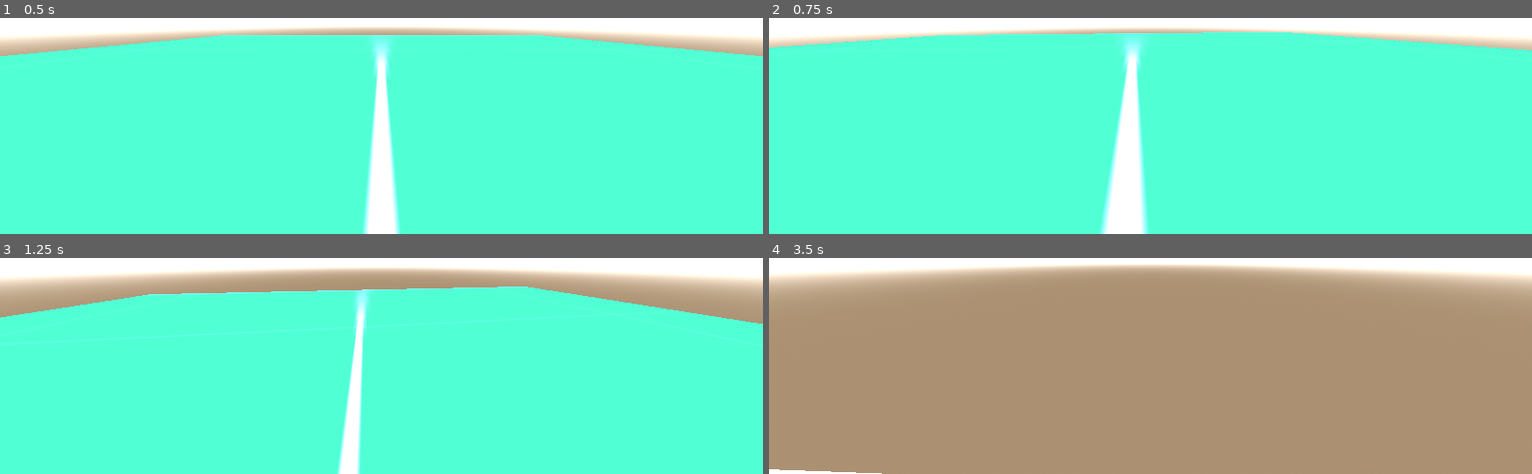
Above: before the commit, frames 1-4 (two rows, left to right).
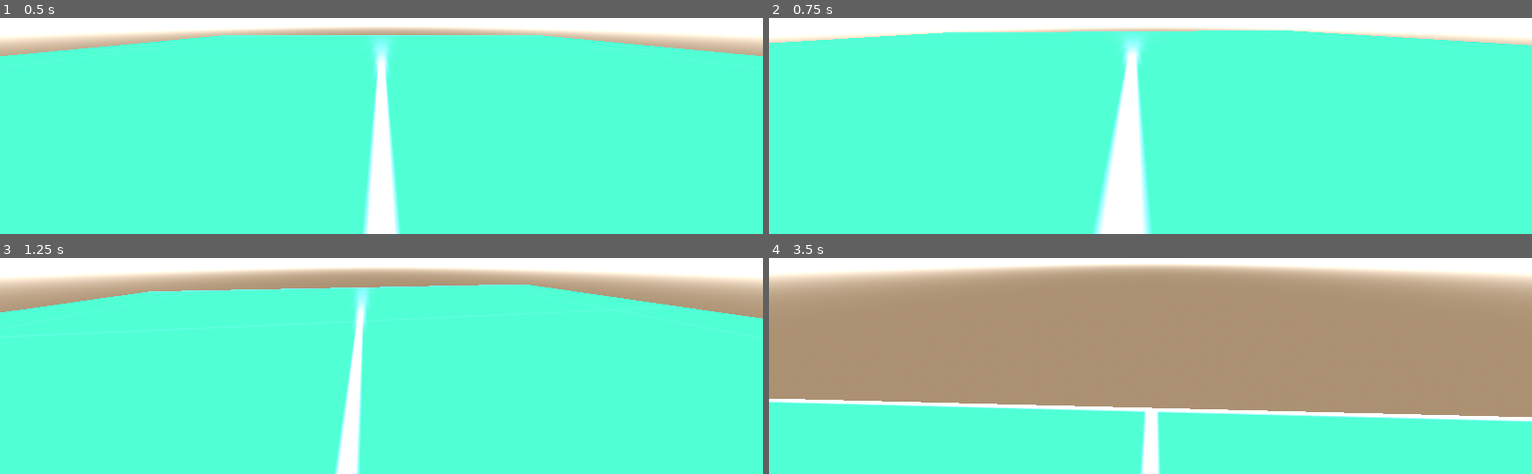
Above: after the commit, the same moments.

Repository: aru24sin/ByteSize
Game: Godot game, scene res://Levels/testLevel.tscn
The game is run twice, just before and just after one commit, with the same random seed, the same clock (stepped at 60 frames per second) and the same inputs.
Inputs (mouse positions are in pixels of both pictures, inside the frame that each line leads up to):
- Up to frame 1 (0.5 s): no input
- Up to frame 2 (0.75 s): tap Enter at 0.5 s; move the mouse to (1188, 18) at 0.52 s; hold W (forward) from 0.53 s (still down); hold C (crouch) from 0.53 s (still down)
- Up to frame 3 (1.25 s): keep holding W (forward); keep holding C (crouch); tap Space (jump) at 0.77, 0.8, 1.07 s
- Up to frame 4 (3.5 s): keep holding W (forward); move the mouse to (1112, 262) at 1.27 s; release C (crouch) at 1.28 s; tap Space (jump) at 1.35, 1.52, 1.82, 2.3, 3.02, 3.32 s; tap C (crouch) at 1.55, 3.05 s; move the mouse to (outside the picture) at 2.02 s; hold C (crouch) 2.03-2.78 s; move the mouse to (1142, 266) at 2.77 s; tap Shift (sprint) at 2.85 s

Frame 1 is identical in both runs. In frame 2, 2.7% of the frame differs, in the area x 0-100%, y 5-100%; in frame 3, 2.2%; in frame 4, 31%, in the area x 0-100%, y 65-100%.

Commit message:
Added working deacceleration to slide & adjusted speed variables

Diff:
--- a/bytesize/Character Controller/Player.tscn
+++ b/bytesize/Character Controller/Player.tscn
@@ -1,11 +1,17 @@
-[gd_scene load_steps=3 format=3 uid="uid://bkjcfxfwh4qr6"]
+[gd_scene load_steps=4 format=3 uid="uid://bkjcfxfwh4qr6"]
 
 [ext_resource type="Script" uid="uid://beh2qpoyinnrn" path="res://Character Controller/player.gd" id="1_g5mcr"]
+
+[sub_resource type="CapsuleMesh" id="CapsuleMesh_g5mcr"]
 
 [sub_resource type="CapsuleShape3D" id="CapsuleShape3D_dilxs"]
 
 [node name="Player" type="CharacterBody3D"]
 script = ExtResource("1_g5mcr")
+
+[node name="MeshInstance3D" type="MeshInstance3D" parent="."]
+transform = Transform3D(1.4, 0, 0, 0, 1.4, 0, 0, 0, 1.4, 0, 0, 0)
+mesh = SubResource("CapsuleMesh_g5mcr")
 
 [node name="CollisionShape3D" type="CollisionShape3D" parent="."]
 transform = Transform3D(1.4, 0, 0, 0, 1.4, 0, 0, 0, 1.4, 0, 0, 0)
--- a/bytesize/Character Controller/player.gd
+++ b/bytesize/Character Controller/player.gd
@@ -10,11 +10,11 @@
 const BASE_MAX_VELOCITY_GROUND = 8.0
 const MAX_ACCELERATION = 20 * BASE_MAX_VELOCITY_GROUND
 const GRAVITY = 19.34
-const STOP_SPEED = 2
+const STOP_SPEED = 8
 const JUMP_IMPULSE = sqrt(5 * GRAVITY * 0.85)
 
 # Modifiers
-const SPRINT_MULT = 2
+const SPRINT_MULT = 1.5
 const CROUCH_MULT = 0.5
 const SLIDE_TIME = 0.6
 const WALLRUN_MIN_SPEED = 1.0
@@ -72,7 +72,7 @@
 	elif is_crouching:
 		speed_mult = CROUCH_MULT
 
-	var target_head_height = 0.4 if is_crouching else 1.0
+	var target_head_height = 0.05 if is_crouching else 1.0
 	$Head.position.y = lerp($Head.position.y, target_head_height, 10 * delta)
 
 	if is_on_floor():
@@ -95,8 +95,18 @@
 					speed_mult = CROUCH_MULT
 				var slide_dir = wish_dir
 				if slide_dir.length() > 0:
-					velocity.x = slide_dir.x * BASE_MAX_VELOCITY_GROUND * 2.0
-					velocity.z = slide_dir.z * BASE_MAX_VELOCITY_GROUND * 2.0
+					velocity.x = slide_dir.x * BASE_MAX_VELOCITY_GROUND * 1.5
+					velocity.z = slide_dir.z * BASE_MAX_VELOCITY_GROUND * 1.5
+				else:
+					# Decelerate when not pressing input during slide
+					var flat_velocity = velocity
+					flat_velocity.y = 0
+					var decel = flat_velocity.normalized() * -10.0 * delta
+					velocity.x += decel.x
+					velocity.z += decel.z
+					if flat_velocity.length() < 0.5:
+						velocity.x = 0
+						velocity.z = 0
 			else:
 				velocity = update_velocity_ground(wish_dir, delta, speed_mult)
 	else:
@@ -157,7 +167,7 @@
 			if wish_jump:
 				var forward = -transform.basis.z
 				var jump_dir = (forward * 2.5 + wall_normal).normalized()
-				var jump_speed = max(velocity.length(), BASE_MAX_VELOCITY_GROUND * 1.2)
+				var jump_speed = max(velocity.length(), BASE_MAX_VELOCITY_GROUND * 1.8)
 				velocity = jump_dir * jump_speed
 				velocity.y = JUMP_IMPULSE * 0.6
 				just_wall_jumped = true
